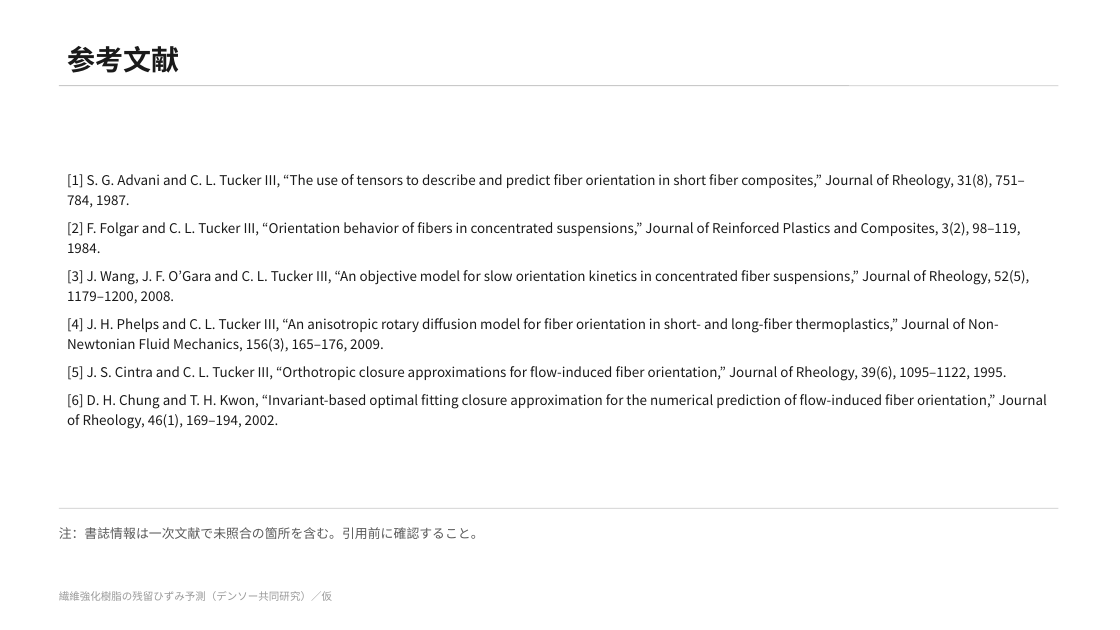
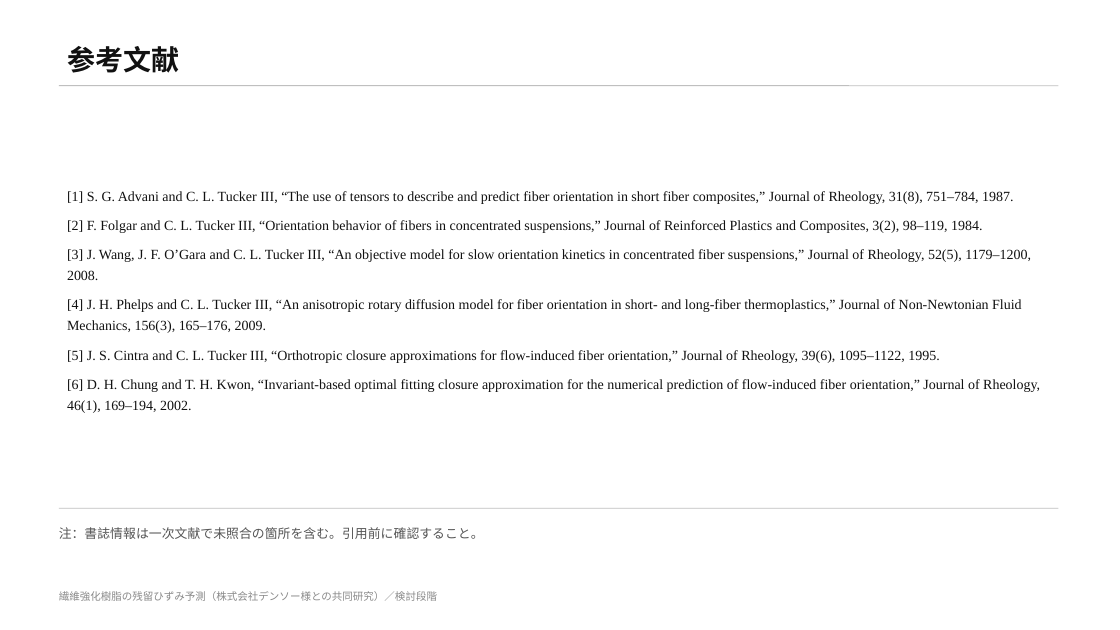
Before and after one commit to keisuke58/wccm2026-cfrp-gnn, a slide deck: slide 8 of slides/denso_residual_strain_draft.pptx. Drawn at 1120x630 pixels with LibreOffice and Linux fonts; fonts in the diff are those of the drawing. Boxes give left, top, right and bottom in pixels: in the first picture for what was removed or moved away, otherwise in the second. Text is boxed around its words. In the diff, an @@ line names an element or a change of style, - is before the commit and + after.

```diff
--- a/slides/denso_residual_strain_draft.pptx
+++ b/slides/denso_residual_strain_draft.pptx
@@ text "[1] S. G. Advani and ..." at (x1=67, y1=191, x2=1040, y2=413): size 11.5 to 12 pt, font Noto Sans CJK JP to Times New Roman, text colour #1A1A1A to #111111; line spacing 17pt to 18pt @@
@@ text at (x1=59, y1=591, x2=437, y2=601): text changed; font Noto Sans CJK JP to Times New Roman; text colour #9A9A9A to #8A8A8A @@
-繊維強化樹脂の残留ひずみ予測（デンソー共同研究）／仮
+繊維強化樹脂の残留ひずみ予測（株式会社デンソー様との共同研究）／検討段階
```
Also in this commit, not shown: 7 other slides changed, 6 other files.
